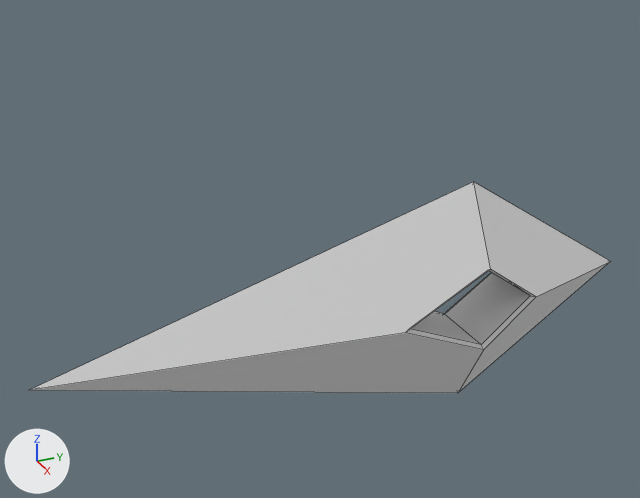
The FBX model Assets/Meshes/VFX/IceSpike.fbx: old version first, new version second.
Rendered twice from a camera (50 mm lens) standing at (3.03, -1.72, 1.88) and looking at (-0.18, -0.28, 0.27). Arrows for +X, +Y and +Z are at lower left; the lights stay in place. Mesh edges are drawn as thin lines. Where no turn or scale is listed for an object, it has been applied to the vertices.

The first picture shows 'IceSpike'.
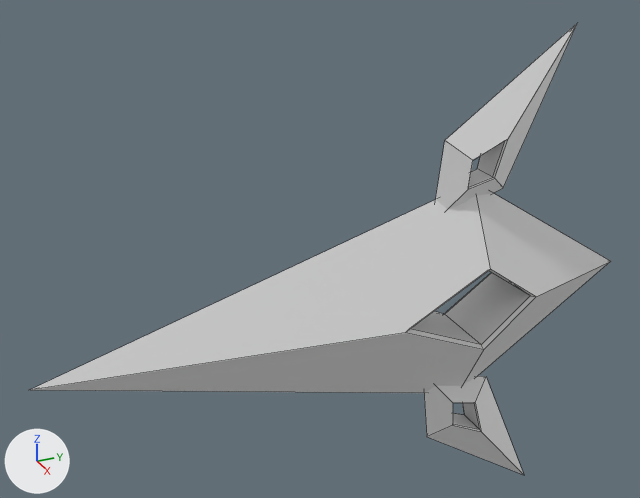
The change, as a list of edits to the scene's bpy script:
```text
Change me_cube_001:
    used by ob_icespike; location = (0.0, 0.0, 0.0)
    remove me_cube_001.from_pydata(...)  # 20 vertices, 20 faces; spans x -0.2..0.2, y -1.56..1.22, z -0.54..0.54
    add me_cube_001.from_pydata(...)  # 60 vertices, 60 faces; spans x -0.2..0.2, y -1.56..1.22, z -1.19..1.19
    me_cube_001 part 1: the loose piece of 20 vertices spanning x -0.2..0.2, y -1.56..1.22, z -0.54..0.54 is copied, and the copy is turned -129.3 degrees about the x axis through its middle and scaled by 0.378, then moved by (0.0, 0.67, 0.78); it spans x -0.08..0.08, y 0.17..0.83, z 0.37..1.19
    me_cube_001 part 2: a new loose piece of 20 vertices spanning x -0.08..0.08, y 0.17..0.83, z -1.19..-0.37, in mat_ice_mat (white #e7e7e7)
```

Changed parts and their boxes [x1, y1, x2, y2] in the pictures (640 x 498 px):
'IceSpike', reshaped (113% taller)
    before: [31, 182, 610, 393]
    after: [31, 24, 610, 475]
part 1 of me_cube_001, added
    after: [435, 24, 577, 209]
part 2 of me_cube_001, added
    after: [424, 376, 524, 475]
